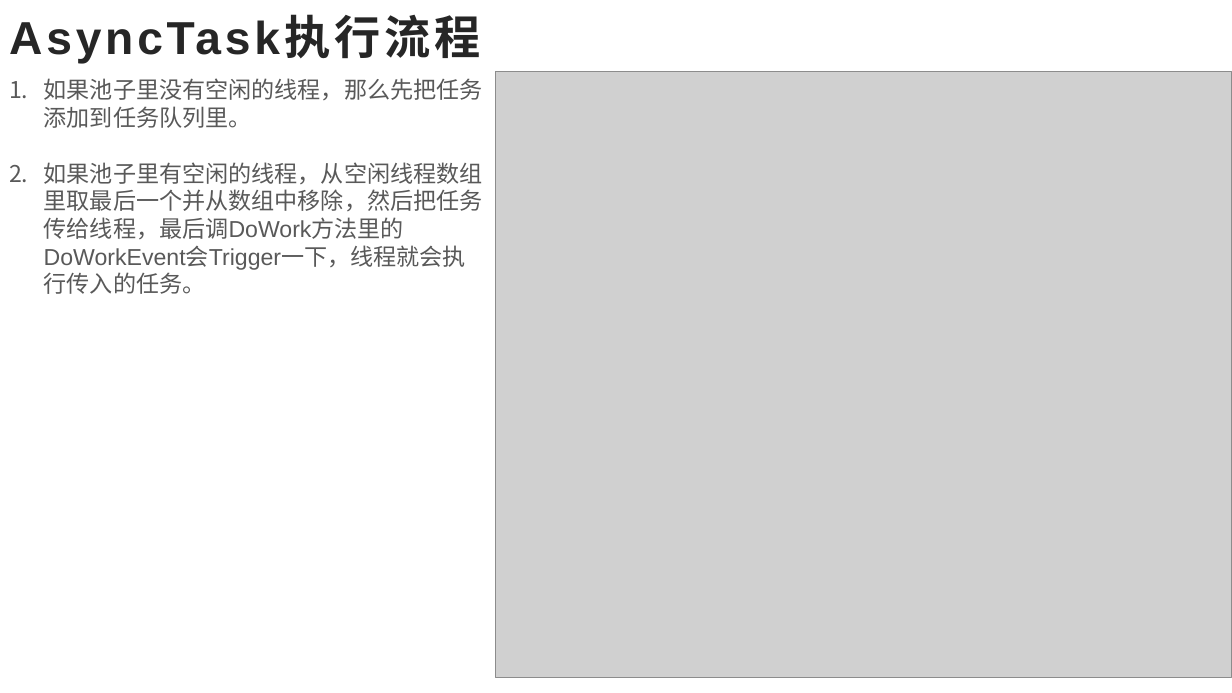
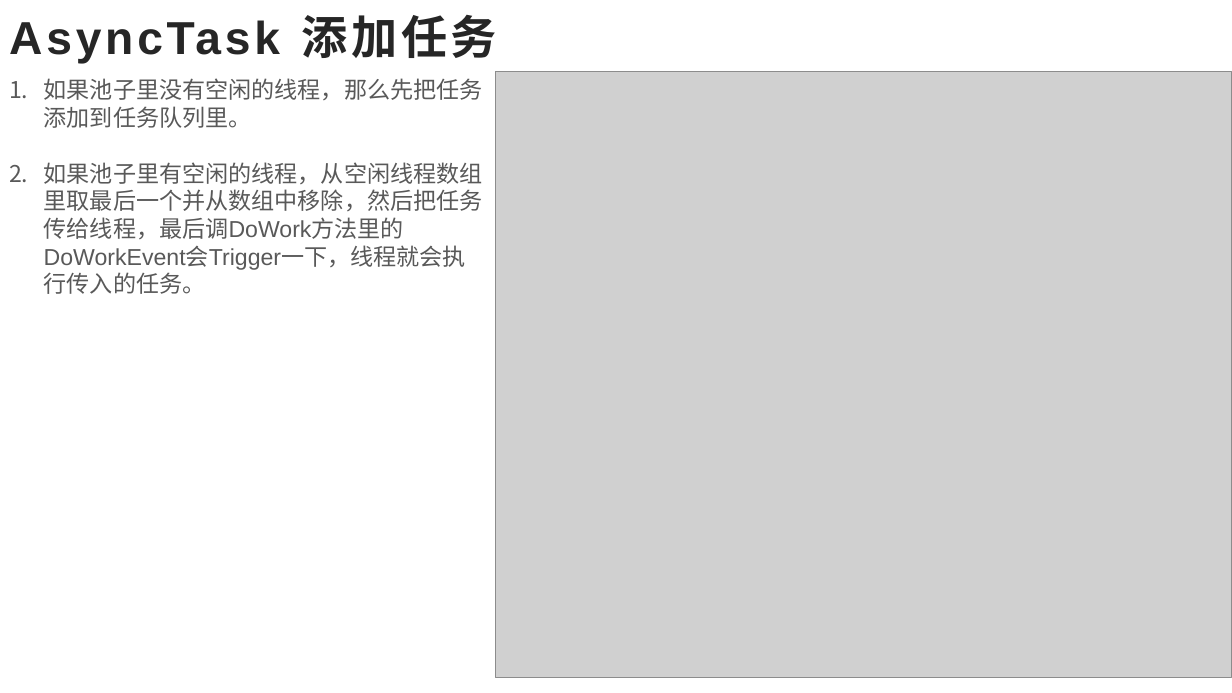
Before and after one commit to ZLam/LearnUE4, a slide deck: slide 16 of MultiThread/PPT/UE4_多线程.pptx. Drawn at 1232x693 pixels with LibreOffice and Linux fonts; fonts in the diff are those of the drawing; grey boxes stand for pictures. Boxes give left, top, right and bottom in pixels: in the first picture for what was removed or moved away, otherwise in the second. Text is boxed around its words. In the diff, an @@ line names an element or a change of style, - is before the commit and + after.

```diff
--- a/MultiThread/PPT/UE4_多线程.pptx
+++ b/MultiThread/PPT/UE4_多线程.pptx
@@ title at (x1=9, y1=15, x2=497, y2=63): text changed @@
-AsyncTask执行流程
+AsyncTask 添加任务
```
Also in this commit, not shown: 14 other slides changed, 1 slide added, 1 slide removed, 1 other file.
